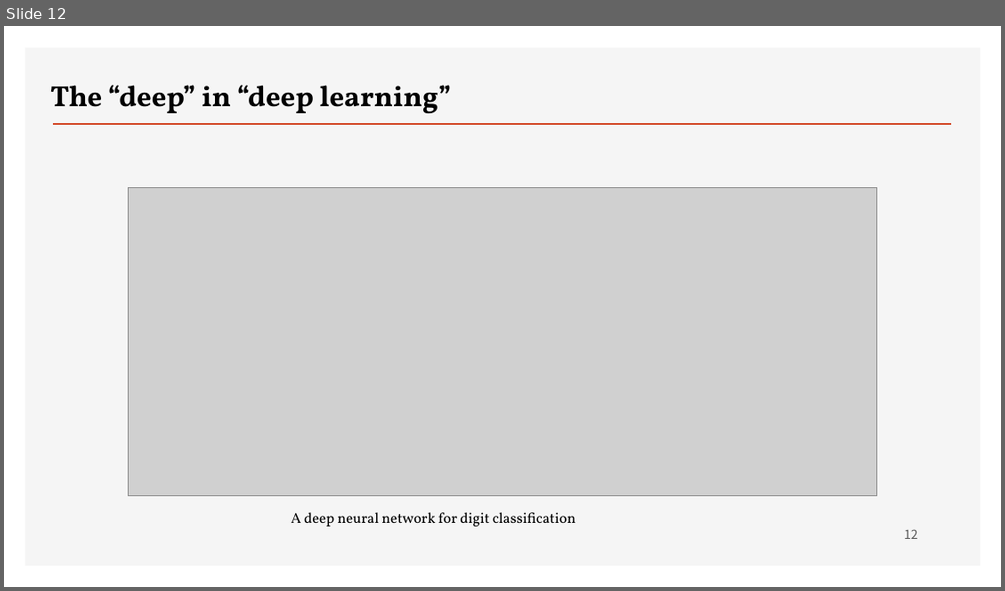
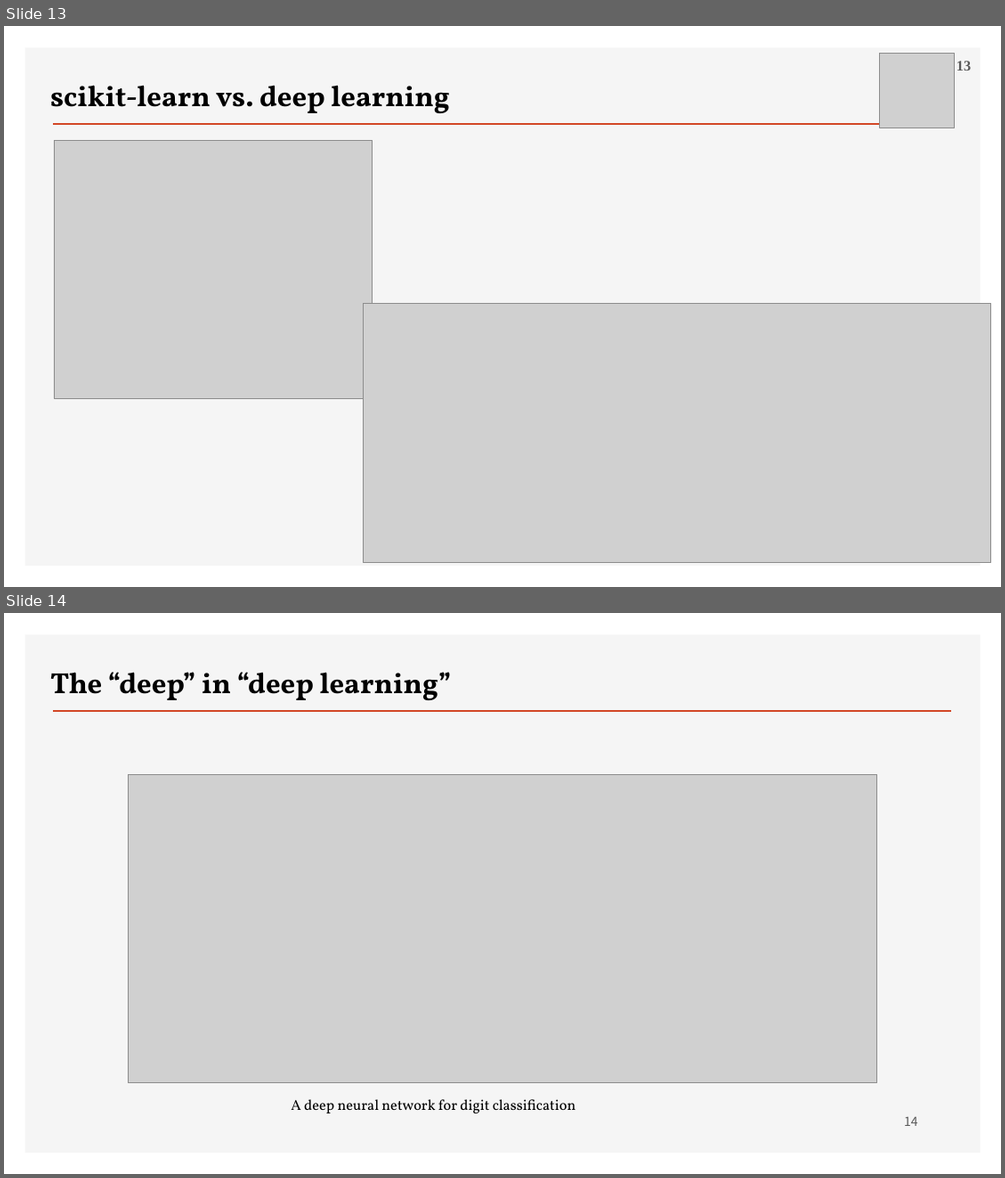
Before and after one commit to ancestor9/2026_Fall_Deep-Learning-with-Python, a slide deck: Chapter 01 What is deep learning.pptx. Shown one above the other, each under a label of ours: slide 12 before the commit, slides 13 and 14 after it. The pictures are 1005x591 and 1005x1178 pixels, drawn with LibreOffice and Linux fonts; fonts in the diff are those of the drawing; grey boxes stand for pictures; background and template pictures are left out. Boxes give left, top, right and bottom in pixels: in the first picture for what was removed or moved away, otherwise in the second. Text is boxed around its words. In the diff, an @@ line names an element or a change of style, - is before the commit and + after.

```diff
--- a/Chapter 01 What is deep learning.pptx
+++ b/Chapter 01 What is deep learning.pptx
@@ slide 13 added at <box>4,26,1001,587</box>, background #FFFFFF; not listed: 2 template elements that a slide beside it also shows @@
@@ picture added at <box>880,54,955,128</box> @@
@@ page number added at <box>956,61,971,70</box>, 14 pt, text #595959, bold @@
+13
@@ text added at <box>50,85,450,113</box>, 28 pt, text #000000, bold @@
+scikit-learn vs. deep learning
@@ picture added at <box>54,141,372,398</box> @@
@@ picture added at <box>363,303,991,562</box> @@
@@ what was slide 12 is now slide 14 @@
@@ page number at <box>904,1117,918,1126</box>: text changed @@
-12
+14
```
Also in this commit, not shown: 1 other slide added.
